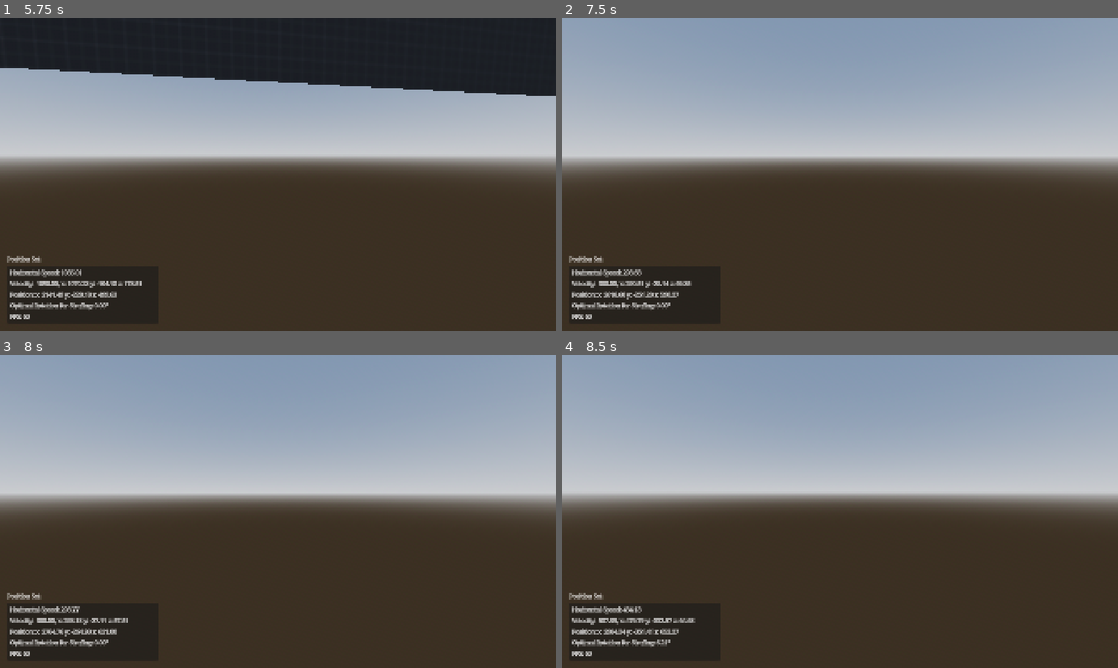
Above: before the commit, frames 1-4 (two rows, left to right).
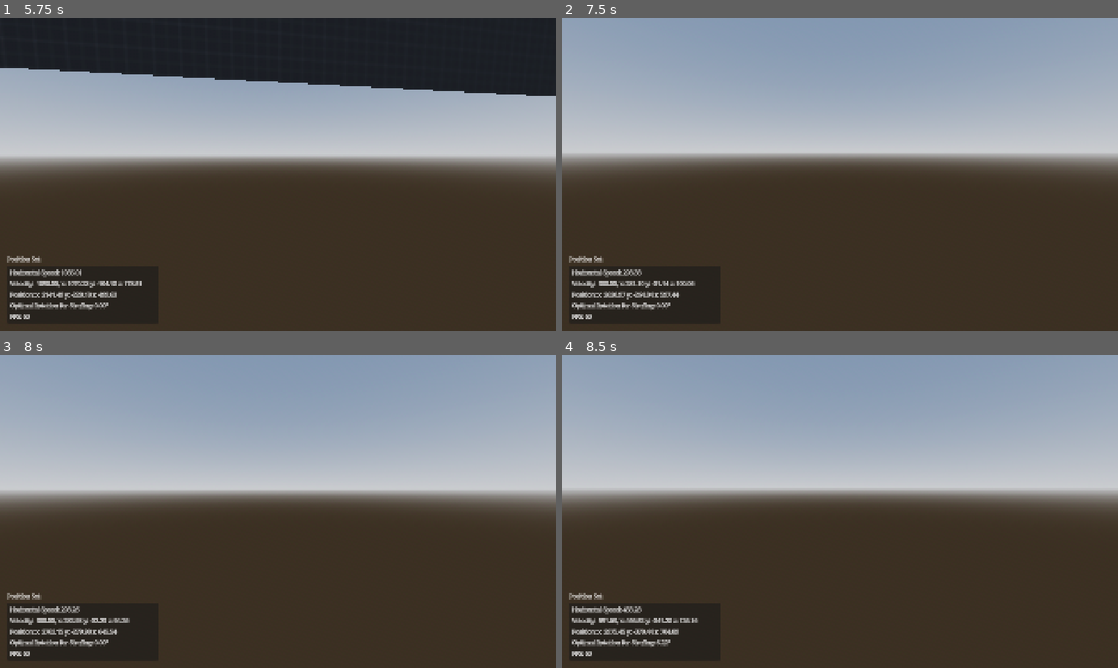
Above: after the commit, the same moments.

Repository: baristay/godot4-source-style-movement
Game: Godot game, scene res://Maps/open_playground.tscn
Two runs of this game, one before a commit and one after it. Both use one fixed random seed, a clock stepped at 60 frames per second and the inputs below.
Inputs (mouse positions are in pixels of both pictures, inside the frame that each line leads up to):
- Up to frame 1 (5.75 s): click "Resume" at 0.5 s; tap Enter at 1.25 s; move the mouse to (305, 174) at 1.27 s; hold Ctrl (crouch) 1.28-2.03 s; hold W (up) from 1.28 s (still down); tap Space (jump) at 1.52, 1.55, 1.82, 2.1, 2.27, 2.57, 3.05, 3.77, 4.07, 5.27, 5.57 s; move the mouse to (250, 174) at 2.02 s; tap Ctrl (crouch) at 2.3, 3.8, 5.3 s; move the mouse to (289, 168) at 2.77 s; hold Ctrl (crouch) 2.78-3.53 s; move the mouse to (272, 180) at 3.52 s; tap E (noclip) at 3.6 s; move the mouse to (316, 177) at 4.27 s; hold Space (jump) 4.28-5.03 s; tap Q (set_start_pos) at 4.35 s; move the mouse to (233, 171) at 5.02 s; tap Shift (walk) at 5.1 s
- Up to frame 2 (7.5 s): move the mouse to (845, 174) at 5.77 s; hold Ctrl (crouch) 5.78-6.53 s; tap Space (jump) at 6.05, 6.6, 6.77, 7.07 s; tap Q (set_start_pos) at 6.5 s; move the mouse to (817, 168) at 6.52 s; release W (up) at 6.53 s; hold D (right) 6.53-7.28 s; tap Ctrl (crouch) at 6.8 s; tap R (resetpos) at 7.25 s; move the mouse to (867, 174) at 7.27 s; hold W (up) from 7.28 s (still down); hold Ctrl (crouch) from 7.28 s (still down)
- Up to frame 3 (8 s): keep holding W (up); keep holding Ctrl (crouch); tap Space (jump) at 7.52, 7.55, 7.82 s
- Up to frame 4 (8.5 s): keep holding W (up); tap Q (set_start_pos) at 8 s; move the mouse to (812, 511) at 8.02 s; release Ctrl (crouch) at 8.03 s; tap E (noclip) at 8.1 s; tap Space (jump) at 8.27 s; tap Ctrl (crouch) at 8.3 s

Frame 1 is identical in both runs. In frame 2, 3.8% of the frame differs, in the area x 0-100%, y 43-90%; in frame 3, 3.8%; in frame 4, 4.0%, in the area x 0-100%, y 43-94%.

Commit message:
last documentation commit

Diff:
--- a/Player/component/collision_component.gd
+++ b/Player/component/collision_component.gd
@@ -1,3 +1,8 @@
+## Owns the player's collision shapes (standing / ducked) and runs the physics
+## test-motion queries used by ResponseComponent.
+##
+## Hull sizes follow Source (32x32x72 standing, 32x32x54 ducked), converted from
+## Hammer units to meters. The body's origin is at the feet.
 extends Node
 class_name CollisionComponent
 
@@ -5,12 +10,14 @@
 @onready var body: CharacterBody3D = owner as CharacterBody3D
 @onready var foot_position: Marker3D = %FootPosition
 
+# Hull sizes are defined in Hammer units (HU) and converted to meters
 const HU_TO_M   : float = MovementConfig.HU_TO_M
 const STAND_H   : float = 72 * HU_TO_M
 const DUCK_H    : float = 54 * HU_TO_M
 const HULL_DELTA: float = STAND_H - DUCK_H
 const WIDTH     : float = 32 * HU_TO_M
 
+# The eyes sit EYE_DIFFERENCE below the top of the hull
 const EYE_DIFFERENCE: float = 8 * HU_TO_M
 const STAND_EYE     : float = STAND_H - EYE_DIFFERENCE
 const DUCK_EYE      : float = DUCK_H - EYE_DIFFERENCE
@@ -32,15 +39,22 @@
 var duck_shape  : BoxShape3D = BoxShape3D.new()
 var delta_shape : BoxShape3D = BoxShape3D.new()
 
+## The body's real CollisionShape3D node.
 var collision_shape: CollisionShape3D
 var test_shape: Shape3D
 
+## Kinematic body that exists only to run test-motion queries. Its collision layer
+## is 0 (nothing collides with it) and its mask mirrors the real body's. A separate
+## body lets any shape be tested at any transform without touching the real one.
 var test_body_rid: RID
+## Shape and offset currently attached to the test body, so it is only swapped
+## when they change.
 var cur_shape: Shape3D
 var cur_shape_local_transform: Transform3D
 
 var node3d: Node3D
-@export var debug_draw: bool = true
+## Draws the tested box as a transparent red mesh when a query runs with debug = true.
+@export var debug_draw: bool = false
 var debug_mesh: MeshInstance3D
 
 
@@ -84,6 +98,7 @@
 		test_shape = test_shape.duplicate()
 
 
+## _set_standing and _set_ducked swap the active shape and re-center it on the feet.
 func _set_standing() -> void:
 	collision_shape.shape = box_shape
 	collision_shape.global_position = _calculate_body_middle()
@@ -96,6 +111,10 @@
 	body.force_update_transform()
 
 
+## Sweeps shape from [from] along motion and returns the result. Used by ResponseComponent.
+## The box is placed so that the origin of [from] is the bottom center of the shape.
+## Only BoxShape3D is supported: any other shape returns an empty result, which
+## reads as "no collision".
 func _test_collision(
 	shape: Shape3D,
 	from: Transform3D,
@@ -118,6 +137,7 @@
 	recovery: bool,
 	debug: bool) -> PhysicsTestMotionResult3D:
 
+	# Lift the box by half its height so the origin is at the feet, not the center
 	var offset: Transform3D = Transform3D(Basis(), Vector3(0, shape.size.y / 2.0, 0))
 
 	if cur_shape != shape or cur_shape_local_transform != offset:
@@ -138,7 +158,9 @@
 	var result := PhysicsTestMotionResult3D.new()
 	params.from = from
 	params.motion = motion
+	# No margin here: ResponseComponent applies its own margins
 	params.margin = 0.0
+	# Up to 3 contacts, so ground probes can pick the flattest normal
 	params.max_collisions = 3
 	params.recovery_as_collision = recovery
 	params.exclude_bodies = [body.get_rid()]
@@ -149,12 +171,15 @@
 
 
 func _exit_tree() -> void:
+	# RIDs created through PhysicsServer3D are not freed automatically
 	if test_body_rid.is_valid():
 		PhysicsServer3D.free_rid(test_body_rid)
 	if debug_mesh:
 		debug_mesh.queue_free()
 
 
+## Enables or disables all collision for the body. The test body's mask is changed
+## too, so test-motion queries also ignore everything while disabled.
 func _set_collision_enabled(enabled: bool) -> void:
 	collision_shape.disabled = not enabled
 	var mask: int = body.collision_mask if enabled else 0
@@ -163,5 +188,6 @@
 	PhysicsServer3D.body_set_collision_mask(test_body_rid, mask)
 
 
+## Center of the current box, derived from the feet marker. Assumes a BoxShape3D.
 func _calculate_body_middle() -> Vector3:
 	return foot_position.global_position + (Vector3.UP * collision_shape.shape.size.y / 2)
--- a/Player/component/input_component.gd
+++ b/Player/component/input_component.gd
@@ -1,3 +1,11 @@
+## Reads player input and turns it into movement requests.
+##
+## Mouse and keyboard look run every rendered frame (_input_process) for smooth
+## camera control. Everything else is sampled once per physics frame through
+## _input_physics_process, so the movement code always sees a consistent snapshot:
+## _handle_mouse_look: apply the accumulated mouse motion to head (yaw) and cam (pitch)
+## _handle_keyboard_turn: turn the head with the keyboard
+## _handle_input: sample buttons and build wish_dir / wish_dir_full
 extends Node
 class_name InputComponent
 
@@ -7,7 +15,9 @@
 @onready var cam: Camera3D = %Camera3D
 
 # --- Public State ---
+## Movement direction in world space, flattened to the head's yaw (no pitch).
 var wish_dir:       Vector3 = Vector3.ZERO
+## Same input, but rotated by the camera's full basis (pitch included).
 var wish_dir_full:  Vector3 = Vector3.ZERO
 var is_jump_requested:   bool = false
 var is_walk_requested:   bool = false
@@ -20,30 +30,45 @@
 # --- Private State ---
 var _mouse_accumulated: Vector2 = Vector2.ZERO
 var _jump_buffer_counter: float = 0.0
+## Converts config.sensitivity into radians per pixel of mouse motion.
 const SENSITIVITY_SCALE: float = 0.000384
 
 
 func _ready() -> void:
 	Input.mouse_mode = Input.MOUSE_MODE_CAPTURED
+	# Receive every mouse event instead of one merged event per frame,
+	# so no motion is lost or smoothed out. _unhandled_input sums them up.
 	Input.use_accumulated_input = false
 
 
+## Collects mouse motion into _mouse_accumulated. Ignored while the mouse is not captured.
+## screen_relative is used instead of relative so the look speed does not
+## depend on the window's stretch settings.
 func _unhandled_input(event: InputEvent) -> void:
 	if Input.mouse_mode == Input.MOUSE_MODE_CAPTURED and event is InputEventMouseMotion:
 		_mouse_accumulated += event.screen_relative
 
 
-func _process(delta: float) -> void:
+## Entry point. Call once per rendered frame from the owner's _process.
+## Applies the look input, then clears the accumulated mouse motion so it is
+## never applied twice.
+func _input_process(delta: float) -> void:
 	_handle_mouse_look()
 	_handle_keyboard_turn(delta)
 	_mouse_accumulated = Vector2.ZERO
 
 
-func _input_update(delta: float) -> void:
+## Entry point. Call once per physics frame before the movement is resolved.
+## Refreshes the camera FOV from the config, then samples the input.
+func _input_physics_process(delta: float) -> void:
 	cam.fov = config.camera_fov
 	_handle_input(delta)
 
 
+## Rotates the view with the accumulated mouse motion.
+## Yaw goes to the head and pitch goes to the camera, so only the camera
+## tilts while the head (and wish_dir) stays level.
+## Pitch is clamped to +-89 degrees to prevent flipping over the top.
 func _handle_mouse_look() -> void:
 	if _mouse_accumulated == Vector2.ZERO:
 		return
@@ -53,14 +78,21 @@
 	cam.rotate_x(rotation_amount.y)
 	cam.rotation.x = clamp(cam.rotation.x, deg_to_rad(-89), deg_to_rad(89))
 
+## Turns the head left / right with the keyboard at config.yaw_speed (degrees per second).
+## Scaled by delta, so the turn speed does not depend on the frame rate.
 func _handle_keyboard_turn(delta: float) -> void:
 	var turn_speed: float = deg_to_rad(config.yaw_speed)
 	var turn_dir: float = Input.get_axis("turn_right", "turn_left")
 	head.rotate_y(turn_speed * turn_dir * delta)
 
 
+## Samples all the actions and rebuilds wish_dir / wish_dir_full.
+## Button states are overwritten every call, so they are only valid for the current physics frame.
 func _handle_input(delta) -> void:
-	#Jump
+	# Jump
+	# auto_bunny: holding the key keeps requesting jumps, no buffer needed.
+	# Otherwise a press is remembered for config.bunny_buffer seconds, so a jump
+	# pressed slightly before landing still counts when the body touches the floor.
 	if config.auto_bunny and Input.is_action_pressed("jump"):
 		is_jump_requested = true
 		_jump_buffer_counter = 0.0
@@ -72,22 +104,25 @@
 			_jump_buffer_counter = maxf(_jump_buffer_counter - delta, 0.0)
 			is_jump_requested = _jump_buffer_counter > 0.0
 
-	#Walk
+	# Walk
 	is_walk_requested = Input.is_action_pressed("walk")
 
-	#Crouch
+	# Crouch
 	is_duck_requested = Input.is_action_pressed("crouch")
 
-	#Noclip
+	# Noclip: one-frame toggle request, true only on the frame the key is pressed
 	is_noclip_requested = Input.is_action_just_pressed("noclip")
 
-	#Reset
+	# Reset: one-frame request, true only on the frame the key is pressed
 	is_reset_requested = Input.is_action_just_pressed("resetpos")
 
-	#Set Position
+	# Set Position: one-frame request, true only on the frame the key is pressed
 	is_set_pos_requested = Input.is_action_just_pressed("set_start_pos")
 
-	#Movement
+	# Movement
+	# The input is normalized so diagonals are not faster than straight lines.
+	# It is then rotated twice: by the head for ground movement (level, yaw only),
+	# and by the camera for wish_dir_full (follows the pitch too).
 	var raw: Vector2 = Input.get_vector("left", "right", "up", "down")
 	if raw == Vector2.ZERO:
 		wish_dir = Vector3.ZERO
--- a/Player/component/response_component.gd
+++ b/Player/component/response_component.gd
@@ -52,9 +52,6 @@
 	step_height = config.step_height
 	snap_height = config.snap_height
 
-
-func _is_negligible_horizontal(motion: Vector3, delta: float) -> bool:
-	return Vector2(motion.x, motion.z).length() < MIN_HORIZONTAL_ACCEL * delta * delta
 
 ## Entry point. Call once per physics frame instead of move_and_slide().
 func _resolve_motion(delta: float) -> void:
@@ -513,6 +510,10 @@
 		box.size = saved_size
 
 
+func _is_negligible_horizontal(motion: Vector3, delta: float) -> bool:
+	return Vector2(motion.x, motion.z).length() < MIN_HORIZONTAL_ACCEL * delta * delta
+
+
 ## Classifies a normal as floor, ramp, wall or ceiling using FLOOR_DOT and RAMP_DOT.
 ## Normals pointing only slightly downward still count as walls.
 func _classify(normal: Vector3) -> SurfaceType:
--- a/Player/player.gd
+++ b/Player/player.gd
@@ -1,3 +1,15 @@
+## The player body. Wires the components together and runs them in order.
+##
+## It holds no movement logic itself. Each physics frame it runs this pipeline
+## (see _physics_process):
+## input_comp: sample the input for this frame
+## checkpoint requests: save or load the checkpoint before anything reads the state
+## mov_state: change the velocity (works in HU, see velocity_HU)
+## resp_comp: collide and slide the body with that velocity
+## crouch_state: update the crouch after the position has been resolved
+##
+## Also owns the checkpoint system, which stores and restores the whole player
+## state through PlayerStateSnapshot.
 extends CharacterBody3D
 class_name Player
 
@@ -10,39 +22,54 @@
 @onready var crouch_state: CrouchStateMachine   = %CrouchStateMachine
 
 # --- Signals ---
+## Emitted every physics frame for the UI. velocity_hu is in HU, not meters.
 signal speed_changed(velocity_hu: Vector3, pos: Vector3, is_air: bool, delta: float)
+## Emitted when a new checkpoint is stored (also after a full reset).
 signal start_position_saved()
 
 # --- Public State ---
+## The body's velocity in HU. Only valid during the movement state update,
+## see _physics_process.
 var velocity_HU: Vector3 = Vector3.ZERO
 
+## Checkpoint set by the player. Overwritten by _save_checkpoint.
 var start_snapshot: PlayerStateSnapshot = PlayerStateSnapshot.new()
+## State at spawn. Never overwritten, used by _reset_to_initial_state.
 var initial_snapshot: PlayerStateSnapshot = PlayerStateSnapshot.new()
 
 
 func _ready() -> void:
 	add_to_group("player")
+	# Physics runs at a fixed rate, so the rendered position is interpolated
+	# between physics frames. The reset avoids interpolating from a stale transform on frame one.
 	set_physics_interpolation_mode(Node.PHYSICS_INTERPOLATION_MODE_ON)
 	reset_physics_interpolation()
+	# Deferred so the UI node is already in the tree when we look for it.
 	call_deferred("_connect_ui")
 
+	# Both snapshots start as the spawn state.
 	initial_snapshot.capture(self)
 	start_snapshot.capture(self)
 
 
+## Runs every rendered frame: look input first, then the crouch visuals.
 func _process(delta: float) -> void:
+	input_comp._input_process(delta)
 	crouch_state._process_update(delta)
 
 
+## Runs the per-frame pipeline described at the top of the file.
 func _physics_process(delta: float) -> void:
+	input_comp._input_physics_process(delta)
+
 	# Checkpoint & Reset controls
 	if input_comp.is_set_pos_requested:
 		_save_checkpoint()
 	if input_comp.is_reset_requested:
 		_load_checkpoint()
 
-	input_comp._input_update(delta)
-
+	# The movement states work in HU, the physics body in meters.
+	# Convert in, run the states, then convert back.
 	velocity_HU = velocity / config.HU_TO_M
 	mov_state._physics_process_update(delta)
 	velocity = velocity_HU * config.HU_TO_M
@@ -57,6 +84,7 @@
 	speed_changed.emit(velocity / config.HU_TO_M, global_position, is_in_air, delta)
 
 
+## Connects the player's signals to the first node in the "ui" group.
 func _connect_ui() -> void:
 	var ui: Node = get_tree().get_first_node_in_group("ui")
 	if ui:
@@ -67,15 +95,19 @@
 
 
 # --- Checkpoint ---
+## Stores the current state as the new checkpoint and tells the UI.
 func _save_checkpoint() -> void:
 	start_snapshot.capture(self)
 	start_position_saved.emit()
 
 
+## Restores the player to the last saved checkpoint.
 func _load_checkpoint() -> void:
 	start_snapshot.apply(self)
 
 
+## Restores the spawn state and makes it the new checkpoint, so the next
+## _load_checkpoint returns here instead of to an older one.
 func _reset_to_initial_state() -> void:
 	initial_snapshot.apply(self)
 	start_snapshot.capture(self)
@@ -83,6 +115,12 @@
 
 
 # --- Inner Class: PlayerStateSnapshot ---
+## A copy of everything needed to put the player back exactly where it was:
+## position, view, velocity, the surface state of ResponseComponent and the
+## movement / crouch states.
+##
+## Without the surface state, a restored player would be treated as if it had
+## just left the floor or landed, and the first frame after loading would behave differently.
 class PlayerStateSnapshot:
 	var position: Vector3
 	var head_rotation: Vector3
@@ -97,9 +135,14 @@
 	var crouch_state: CrouchState
 	var crouch_state_info: Dictionary
 
-
+	## Copies the player's current state into this snapshot.
+	## Dictionaries and arrays are deep copied, so later changes in the
+	## ResponseComponent do not modify the snapshot.
+	## The states themselves are only referenced. What they need to remember
+	## is stored in *_state_info, if the state has a _store_state_info method.
 	func capture(player: Player) -> void:
 		position = player.global_position
+		# The head holds the yaw and the camera the pitch (see InputComponent)
 		head_rotation = player.input_comp.head.global_rotation
 		cam_rotation = player.input_comp.cam.rotation
 		velocity = player.velocity
@@ -122,7 +165,12 @@
 		else:
 			crouch_state_info = {}
 
-
+	## Writes this snapshot back to the player.
+	## A state that was null at capture time is skipped and the player keeps its
+	## current one. The states are re-entered with transition_to_state, so their
+	## enter logic runs again with the stored info.
+	## Ends by resetting the physics interpolation, otherwise the player would
+	## be drawn sliding from the old position to the restored one.
 	func apply(player: Player) -> void:
 		player.global_position = position
 		player.velocity = velocity
